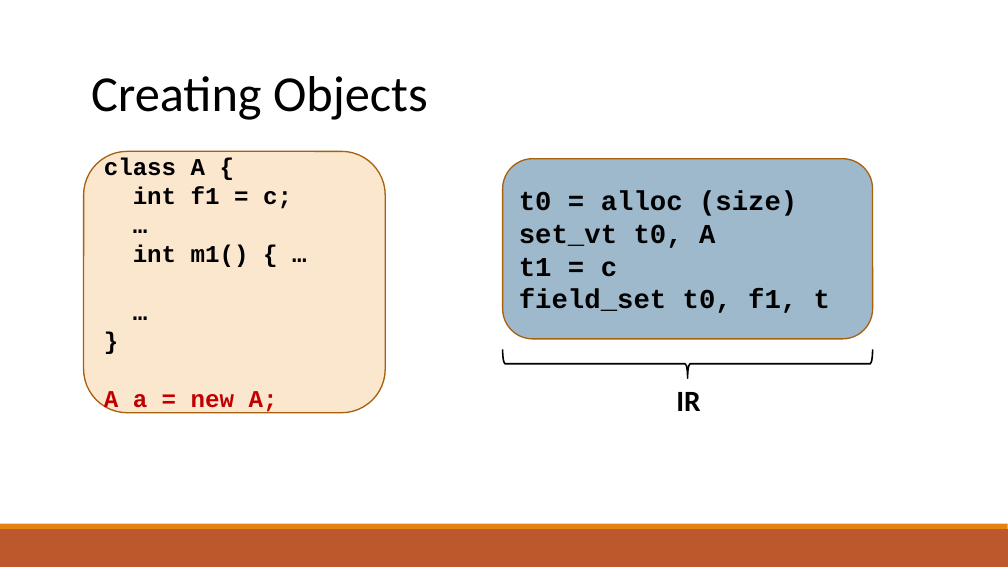
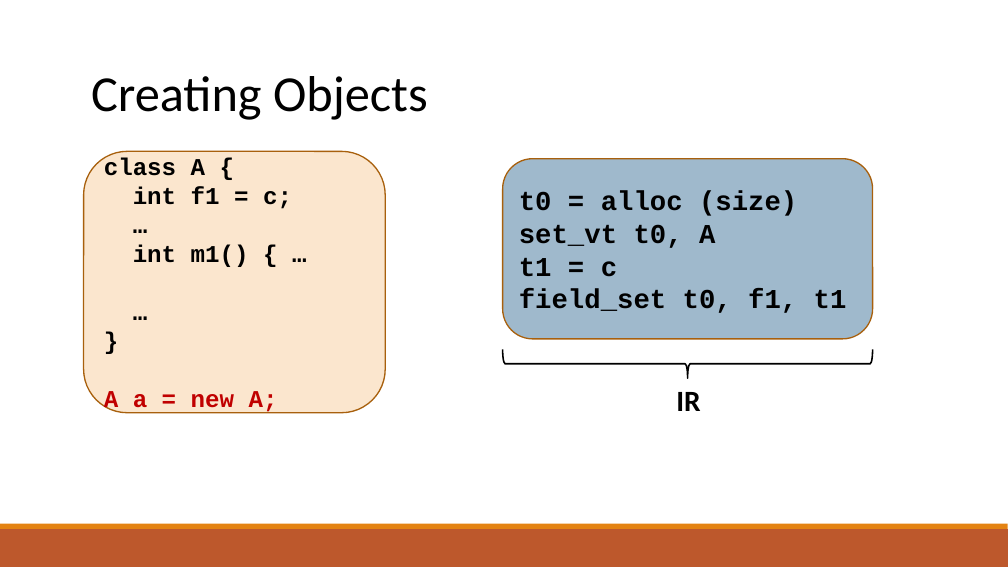
Before and after one commit to raghadzeidan/COMPILATION_TAU_FOR_STUDENTS, a slide deck: slide 80 of new_slides/codegen.pptx (slide 76 before the commit). Drawn at 1008x567 pixels with LibreOffice and Linux fonts; fonts in the diff are those of the drawing. Boxes give left, top, right and bottom in pixels: in the first picture for what was removed or moved away, otherwise in the second. Text is boxed around its words. In the diff, an @@ line names an element or a change of style, - is before the commit and + after.

```diff
--- a/new_slides/codegen.pptx
+++ b/new_slides/codegen.pptx
@@ text in rounded rectangle at <box>519,289,847,313</box>: text changed @@
-field_set t0, f1, t
+field_set t0, f1, t1
```
Also in this commit, not shown: 1 other slide changed, 2 slides added, 1 other file.
